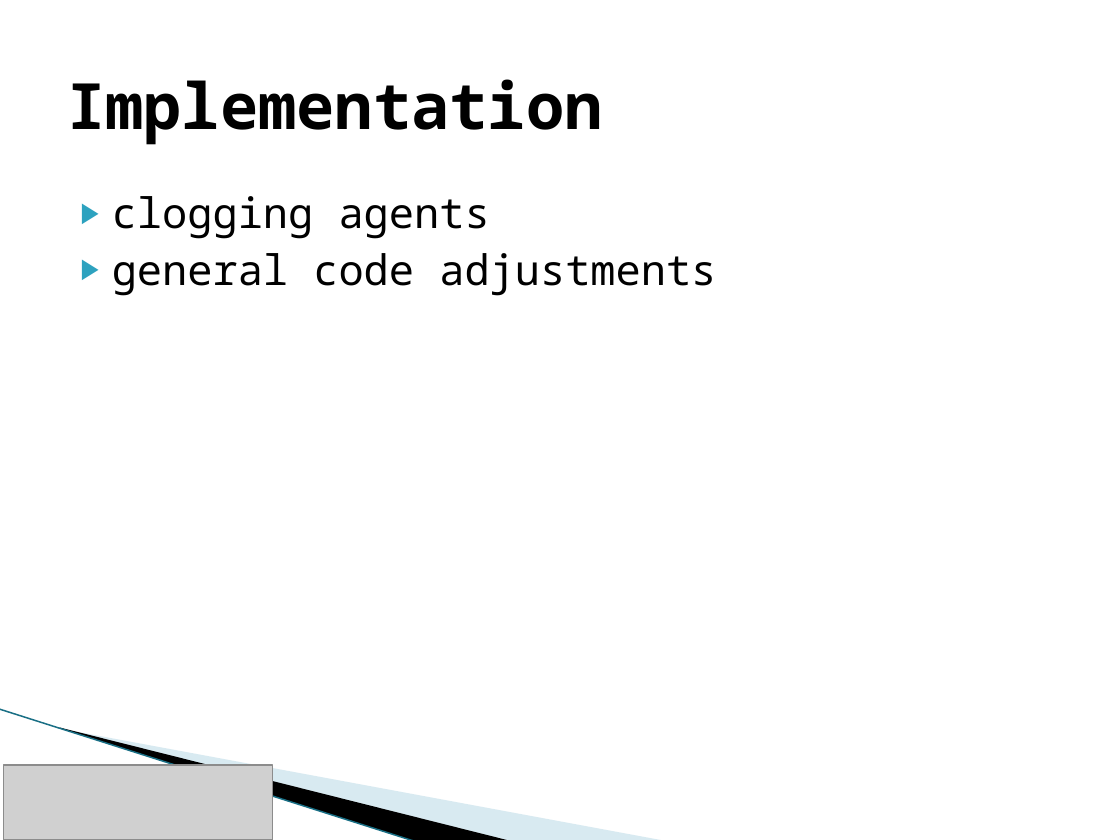
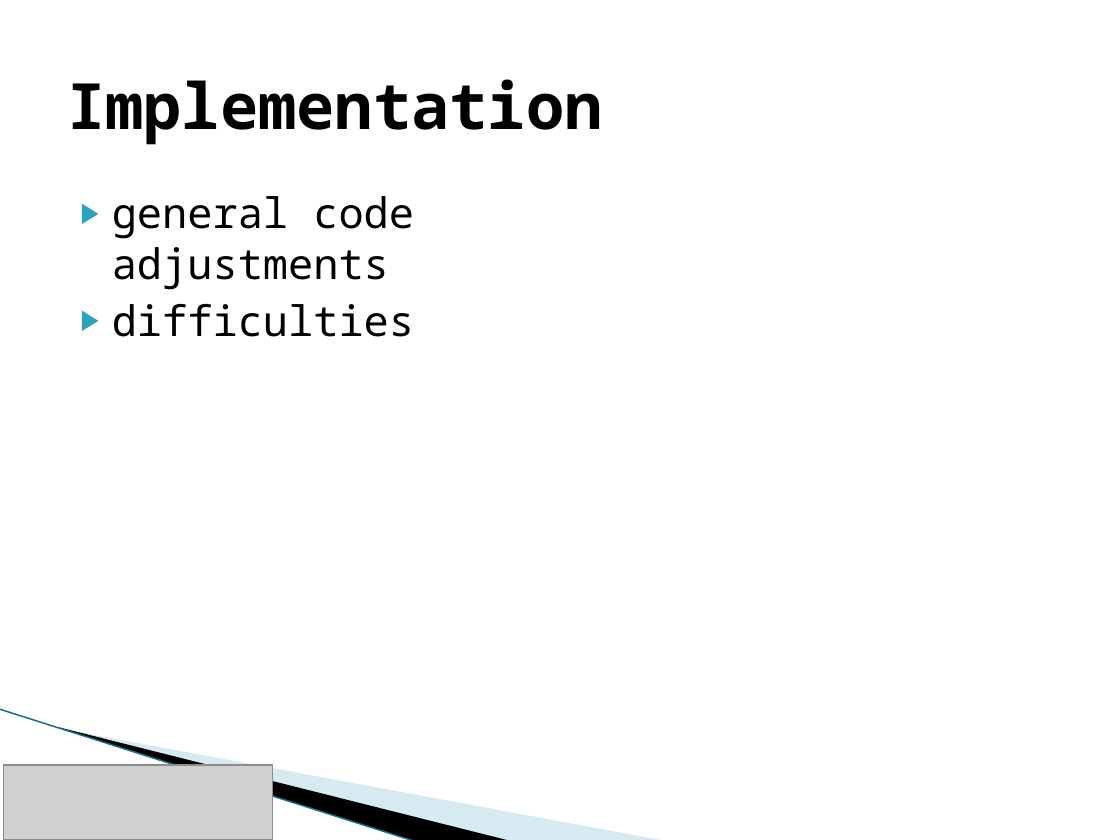
Before and after one commit to maeugste/ship-evacuation, a slide deck: slide 2 of presentation/presentation_ship_deck_manuela.pptx. Drawn at 1120x840 pixels with LibreOffice and Linux fonts; fonts in the diff are those of the drawing; grey boxes stand for pictures; background and template pictures are left out. Boxes give left, top, right and bottom in pixels: in the first picture for what was removed or moved away, otherwise in the second. Text is boxed around its words. In the diff, an @@ line names an element or a change of style, - is before the commit and + after.

```diff
--- a/presentation/presentation_ship_deck_manuela.pptx
+++ b/presentation/presentation_ship_deck_manuela.pptx
@@ text at (112, 196, 490, 239): paragraph removed @@
-▶ clogging agents
@@ text at (112, 304, 414, 337): paragraph added @@
+▶ difficulties
```
Also in this commit, not shown: 1 other slide changed, 2 slides added.
